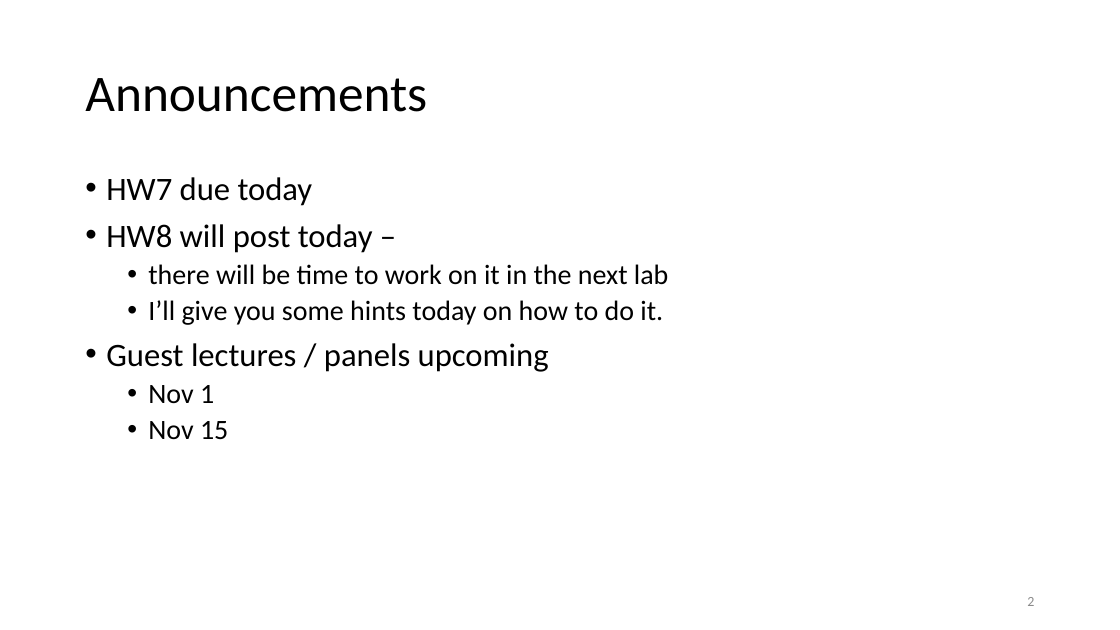
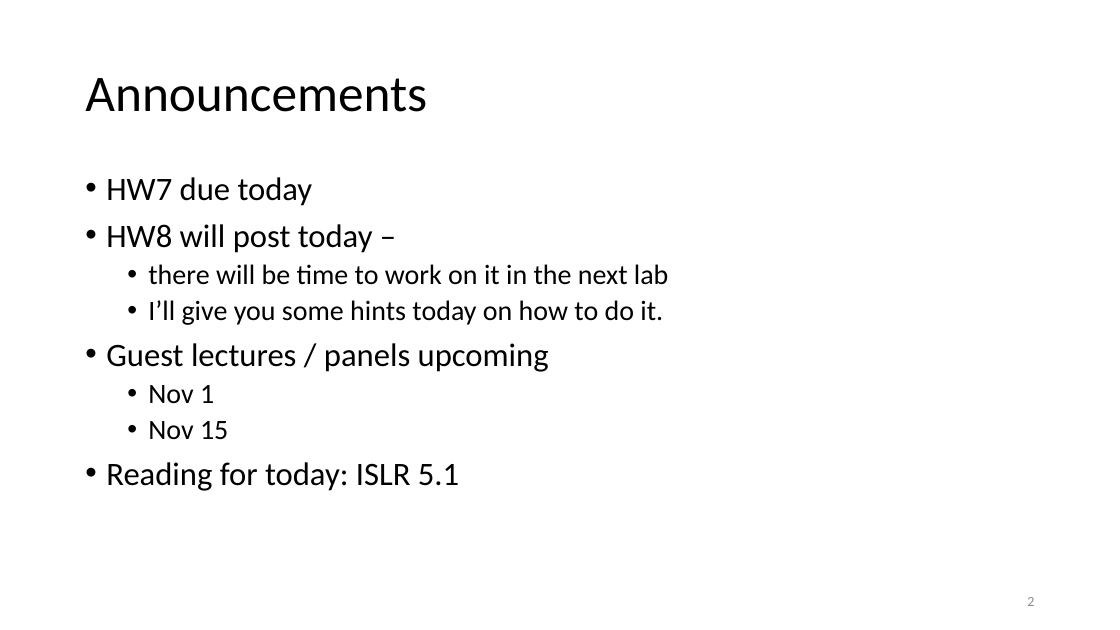
Before and after one commit to joshasuncion/ER-190C, a slide deck: slide 2 of lecture/Lecture 18 October 23/18 resampling.pptx. Drawn at 1120x630 pixels with LibreOffice and Linux fonts; fonts in the diff are those of the drawing. Boxes give left, top, right and bottom in pixels: in the first picture for what was removed or moved away, otherwise in the second. Text is boxed around its words. In the diff, an @@ line names an element or a change of style, - is before the commit and + after.

Commit message:
update lecture 18

```diff
--- a/lecture/Lecture 18 October 23/18 resampling.pptx
+++ b/lecture/Lecture 18 October 23/18 resampling.pptx
@@ text at [106,462,459,491]: paragraph added @@
+• Reading for today: ISLR 5.1
```
Also in this commit, not shown: 5 other files.
